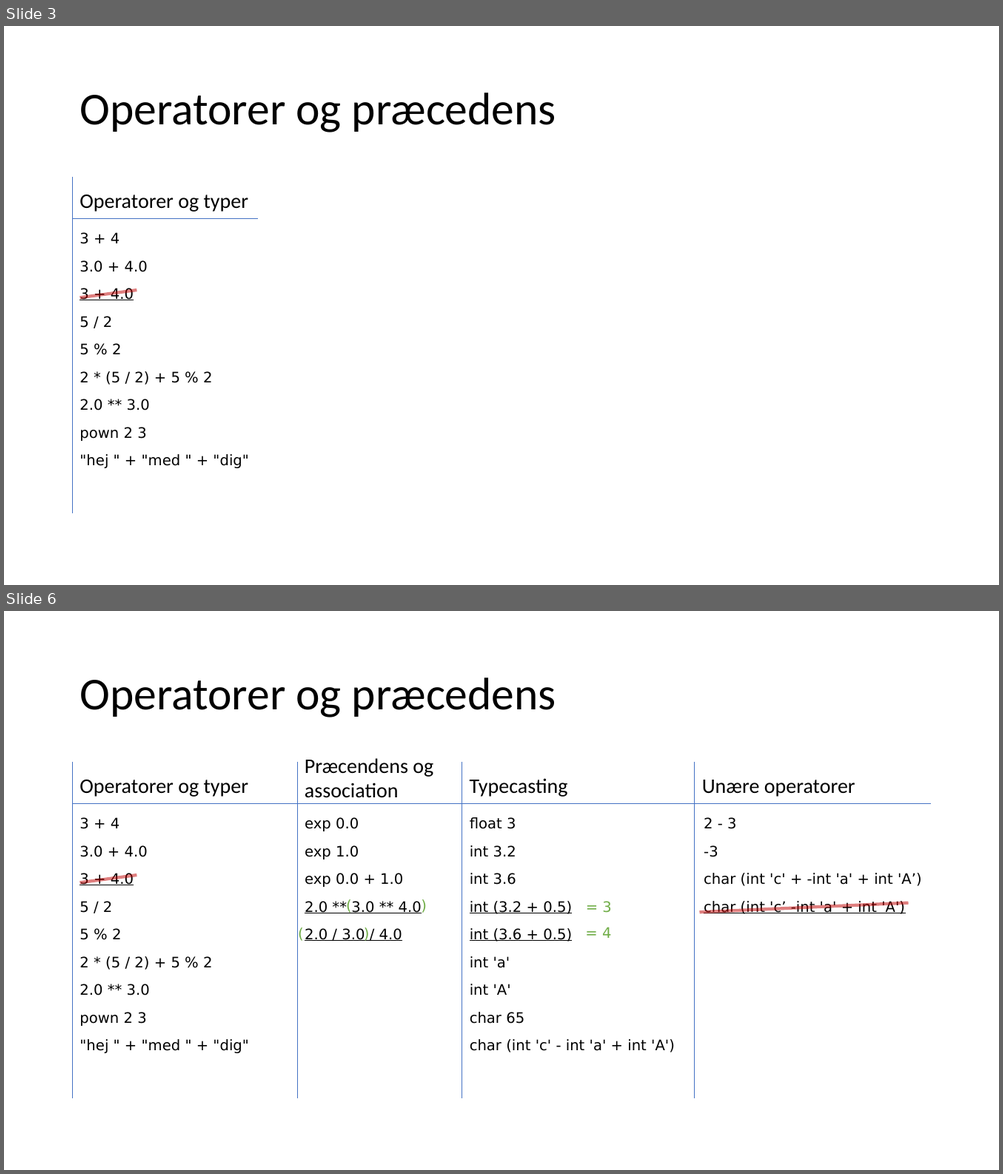
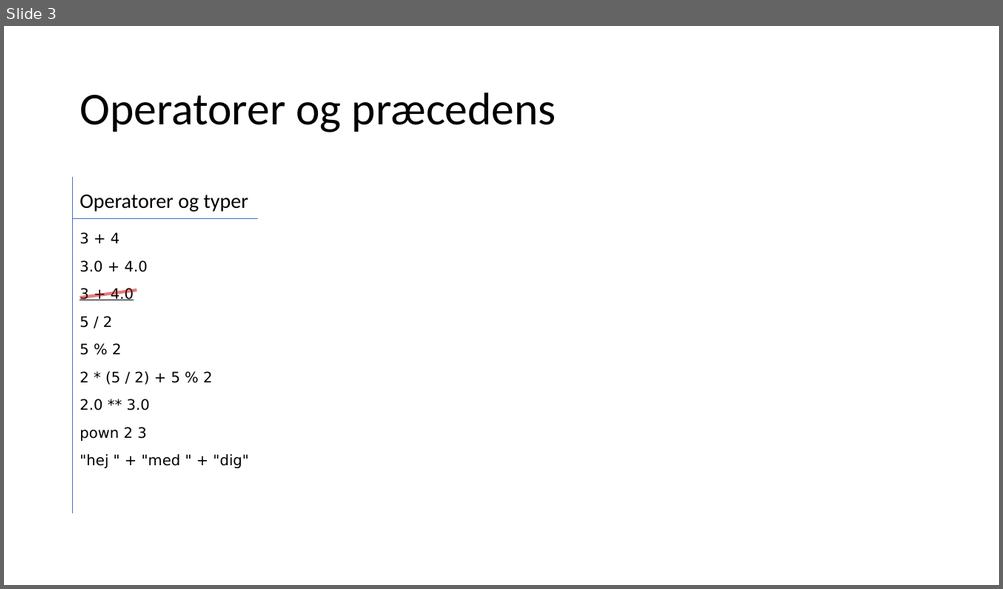
Before and after one commit to fisterloegsovs/pop22, a slide deck: lectures/3.1PrecedenceNKeywords/lecture.pptx. Shown one above the other, each under a label of ours: slides 3 and 6 before the commit, slide 3 after it; the slides between them are not shown. The pictures are 1003x1174 and 1003x589 pixels, drawn with LibreOffice and Linux fonts; fonts in the diff are those of the drawing. Boxes give left, top, right and bottom in pixels: in the first picture for what was removed or moved away, otherwise in the second. Text is boxed around its words. In the diff, an @@ line names an element or a change of style, - is before the commit and + after.

```diff
--- a/lectures/3.1PrecedenceNKeywords/lecture.pptx
+++ b/lectures/3.1PrecedenceNKeywords/lecture.pptx
@@ slide 6 removed at (4,611,999,1170), background #FFFFFF @@
@@ title removed at (79,678,556,718) @@
-Operatorer og præcedens
@@ line removed from (73, 762) to (73, 1099) @@
@@ line removed from (297, 762) to (297, 1099) @@
@@ text removed at (304,758,433,798) @@
-Præcendens og association
@@ line removed from (462, 762) to (462, 1099) @@
@@ line removed from (694, 762) to (694, 1099) @@
@@ text removed at (79,779,248,797) @@
-Operatorer og typer
@@ text removed at (469,778,568,797) @@
-Typecasting
@@ text removed at (702,780,855,797) @@
-Unære operatorer
@@ line removed from (73, 804) to (930, 804) @@
@@ text removed at (79,817,248,1054) @@
-3 + 4
-3.0 + 4.0
-3 + 4.0
-5 / 2
-5 % 2
-2 * (5 / 2) + 5 % 2
-2.0 ** 3.0
-pown 2 3
-"hej " + "med " + "dig"
@@ text removed at (304,817,421,941) @@
-exp 0.0
-exp 1.0
-exp 0.0 + 1.0
-2.0 ** 3.0 ** 4.0
-2.0 / 3.0 / 4.0
@@ text removed at (469,817,674,1053) @@
-float 3
-int 3.2
-int 3.6
-int (3.2 + 0.5)
-int (3.6 + 0.5)
-int 'a'
-int 'A'
-char 65
-char (int 'c' - int 'a' + int 'A')
@@ text removed at (703,817,922,914) @@
-2 - 3
--3
-char (int 'c' + -int 'a' + int 'A’)
-char (int 'c’ -int 'a' + int 'A')
@@ line removed from (80, 883) to (136, 875) @@
@@ text removed at (339,893,436,918) @@
-( )
@@ text removed at (290,921,378,947) @@
-( )
@@ text removed at (602,901,611,913) @@
-= 3
@@ line removed from (700, 912) to (908, 903) @@
@@ text removed at (602,927,611,938) @@
-= 4
```
Also in this commit, not shown: 2 slides changed, 4 other slides removed, 14 other files.
